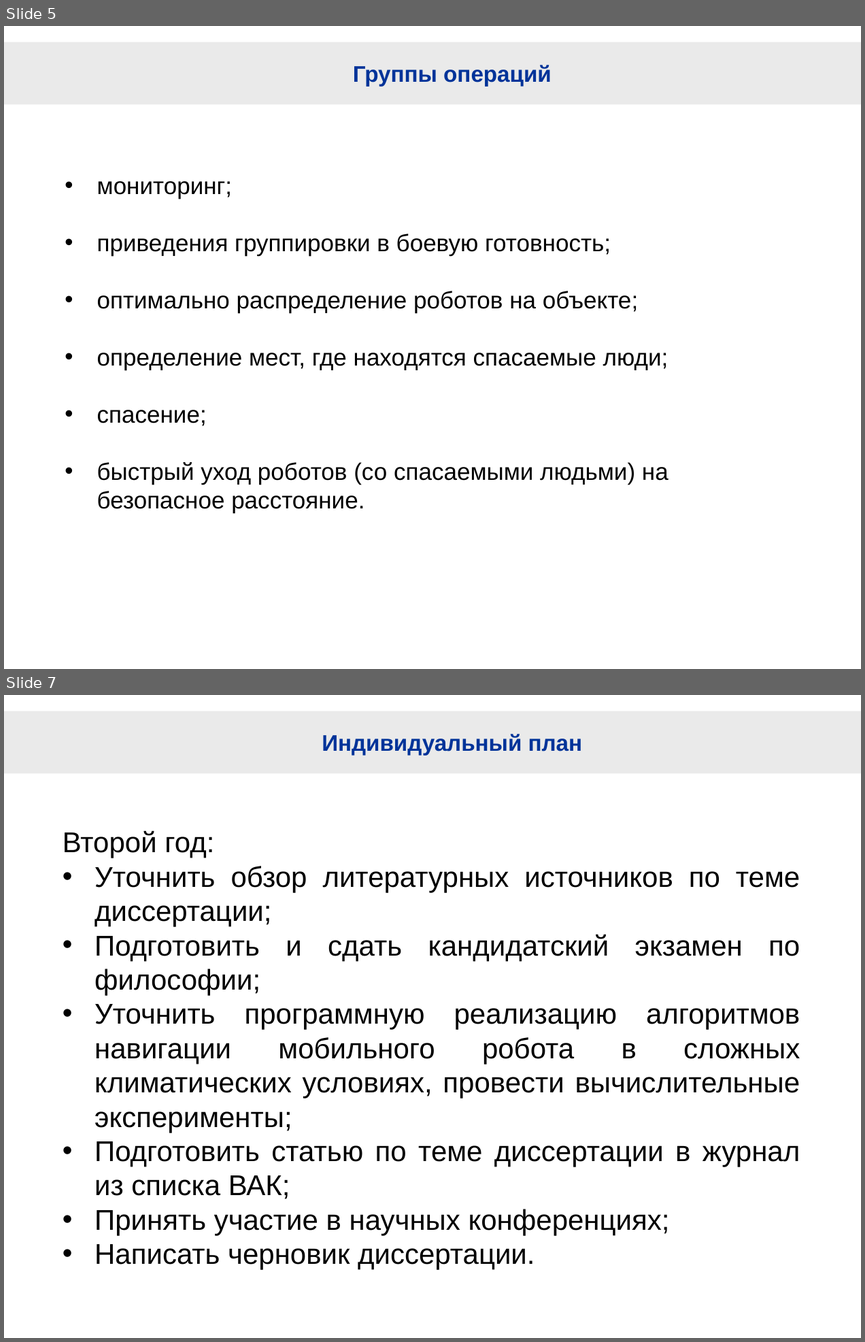
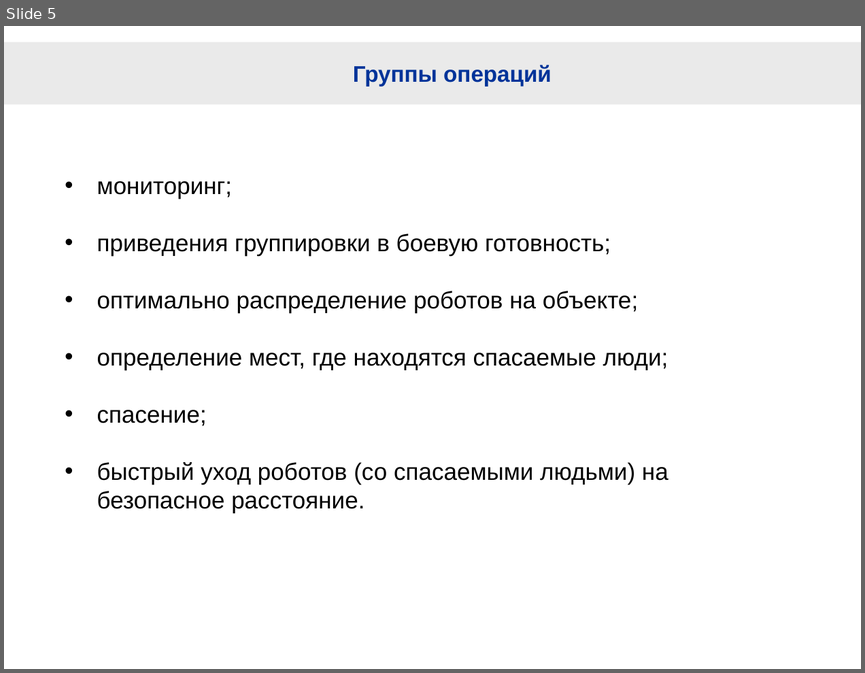
Before and after one commit to hellraptor/RescueRobots, a slide deck: RescueRobotsForNN.pptx. Shown one above the other, each under a label of ours: slides 5 and 7 before the commit, slide 5 after it; the slides between them are not shown. The pictures are 865x1342 and 865x673 pixels, drawn with LibreOffice and Linux fonts; fonts in the diff are those of the drawing; background and template pictures are left out. Boxes give left, top, right and bottom in pixels: in the first picture for what was removed or moved away, otherwise in the second. Text is boxed around its words. In the diff, an @@ line names an element or a change of style, - is before the commit and + after.

```diff
--- a/RescueRobotsForNN.pptx
+++ b/RescueRobotsForNN.pptx
@@ slide 7 removed at [4,695,861,1338], background #FFFFFF; not listed: 1 template element that a slide beside it also shows @@
@@ title removed at [322,734,583,756] @@
-Индивидуальный план
@@ text removed at [62,830,800,1270] @@
-Второй год:
-• Уточнить обзор литературных источников по теме диссертации;
-• Подготовить и сдать кандидатский экзамен по философии;
-• Уточнить программную реализацию алгоритмов навигации мобильного робота в сложных климатических условиях, провести вычислительные эксперименты;
-• Подготовить статью по теме диссертации в журнал из списка ВАК;
-• Принять участие в научных конференциях;
-• Написать черновик диссертации.
```
Also in this commit, not shown: 1 slide changed, 10 slides added, 2 other slides removed, 1 other file.
